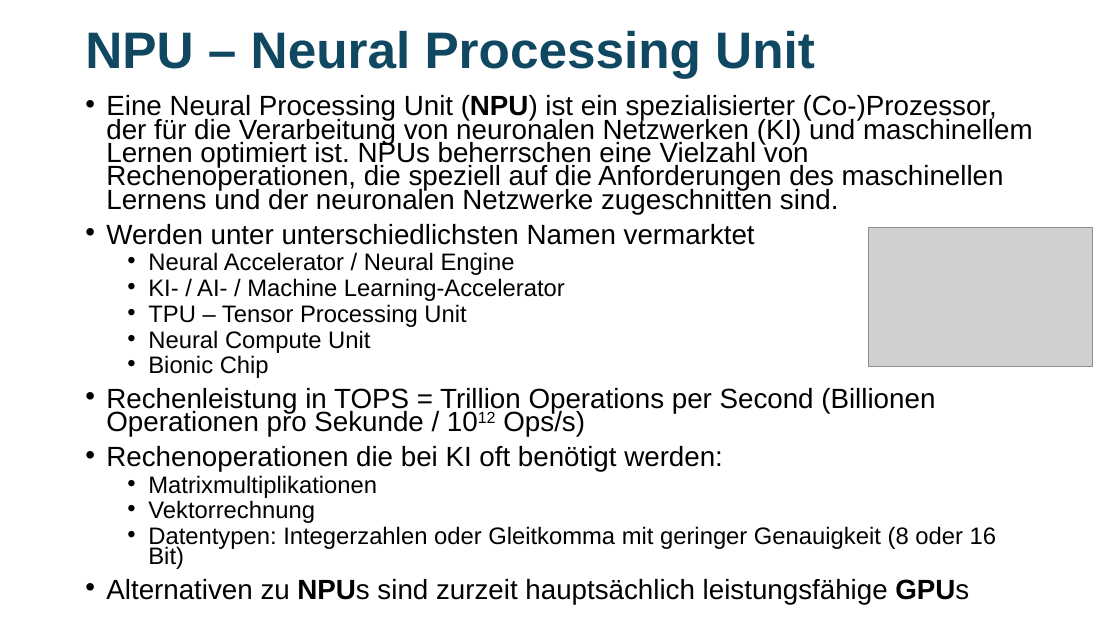
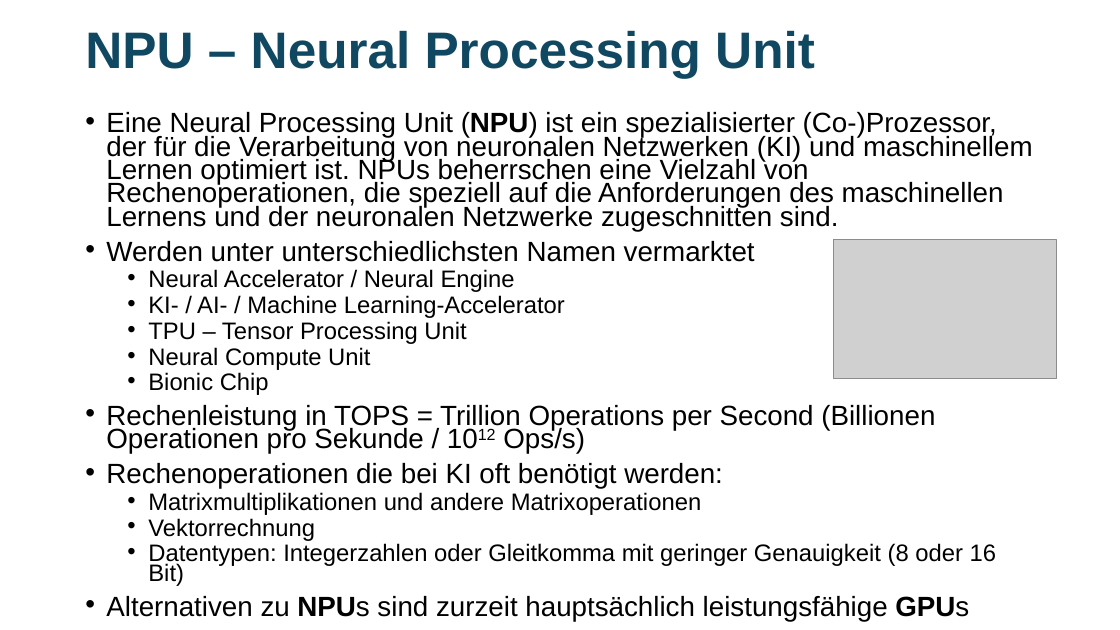
Before and after one commit to MickyRoth/Presentations, a slide deck: slide 5 of KI Grundlagen.pptx. Drawn at 1120x630 pixels with LibreOffice and Linux fonts; fonts in the diff are those of the drawing; grey boxes stand for pictures. Boxes give left, top, right and bottom in pixels: in the first picture for what was removed or moved away, otherwise in the second. Text is boxed around its words. In the diff, an @@ line names an element or a change of style, - is before the commit and + after.

```diff
--- a/KI Grundlagen.pptx
+++ b/KI Grundlagen.pptx
@@ text "Eine Neural Processing Unit (NPU) ...": place and size @@
-text "Eine Neural Processing Unit (NPU) ..." at (106,95,1033,604)
+text "Eine Neural Processing Unit (NPU) ..." at (106,112,1033,621)
@@ picture: place and size @@
-picture at (869,228,1092,366)
+picture at (833,239,1057,378)
@@ text at (148,492,701,515): text changed @@
-  • Matrixmultiplikationen
+  • Matrixmultiplikationen und andere Matrixoperationen
```
Also in this commit, not shown: 6 other slides changed, 1 slide added.
